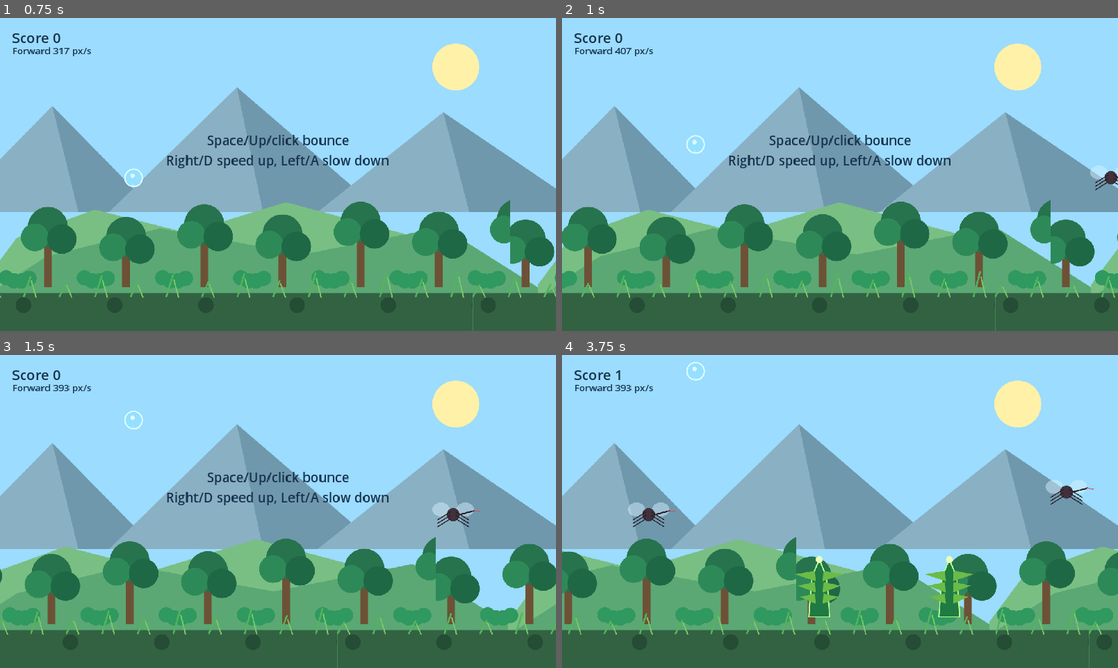
Above: before the commit, frames 1-4 (two rows, left to right).
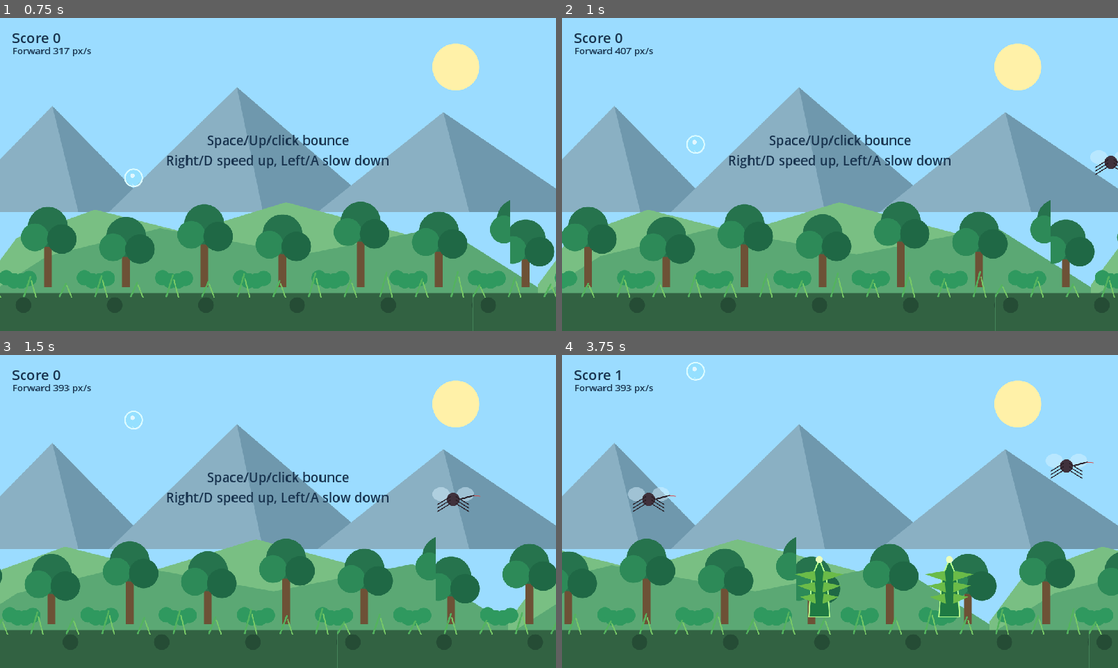
Above: after the commit, the same moments.

Repository: steinshuh/BubbleBriar
Game: Godot game, scene res://scenes/Main.tscn
Same seed, same stepped clock (60 frames per second), same inputs: the game is played once before the commit and once after it.
Inputs:
- Up to frame 1 (0.75 s): tap Enter (ui_accept) at 0.5 s; hold Right from 0.53 s (still down); tap Space (bounce) at 0.6 s
- Up to frame 2 (1 s): keep holding Right; tap Enter (ui_accept) at 0.77 s
- Up to frame 3 (1.5 s): tap Enter (ui_accept) at 1.07 s; release Right at 1.28 s; hold Left from 1.28 s (still down); tap Space (bounce) at 1.35 s
- Up to frame 4 (3.75 s): tap Enter (ui_accept) at 1.52, 1.82, 3.02, 3.32 s; release Left at 2.03 s; hold Right 2.03-3.53 s; tap Space (bounce) at 2.1, 2.85, 3.6 s; hold Left from 3.53 s (still down)

Frame 1 is identical in both runs. In frame 2, 0.4% of the frame differs, in the area x 95-100%, y 42-56%; in frame 3, 0.6%; in frame 4, 1.3%, in the area x 11-96%, y 31-56%.

Commit message:
Split obstacles into scenes

Diff:
--- /dev/null
+++ b/scenes/Mosquito.tscn
@@ -0,0 +1,12 @@
+[gd_scene load_steps=3 format=3 uid="uid://bubblebriar_mosquito"]
+
+[ext_resource type="Script" path="res://scripts/mosquito.gd" id="1_mosquito"]
+
+[sub_resource type="CircleShape2D" id="CircleShape2D_mosquito"]
+radius = 31.0
+
+[node name="Mosquito" type="Area2D"]
+script = ExtResource("1_mosquito")
+
+[node name="CollisionShape2D" type="CollisionShape2D" parent="."]
+shape = SubResource("CircleShape2D_mosquito")
--- /dev/null
+++ b/scenes/SharpPlant.tscn
@@ -0,0 +1,14 @@
+[gd_scene load_steps=3 format=3 uid="uid://bubblebriar_sharp_plant"]
+
+[ext_resource type="Script" path="res://scripts/sharp_plant.gd" id="1_sharp_plant"]
+
+[sub_resource type="CapsuleShape2D" id="CapsuleShape2D_sharp_plant"]
+radius = 24.0
+height = 116.0
+
+[node name="SharpPlant" type="Area2D"]
+script = ExtResource("1_sharp_plant")
+
+[node name="CollisionShape2D" type="CollisionShape2D" parent="."]
+position = Vector2(0, -58)
+shape = SubResource("CapsuleShape2D_sharp_plant")
--- a/scripts/main.gd
+++ b/scripts/main.gd
@@ -3,11 +3,12 @@
 extends Node2D
 
 # preload() loads another script before the game starts using it.
-# These constants let us create new background and obstacle objects in code.
+# This constant lets us create new background layer objects in code.
 const BackgroundLayer := preload("res://scripts/background_layer.gd")
-const Obstacle := preload("res://scripts/obstacle.gd")
-# This constant preloads the Bubble scene, which contains the bubble node and its collision shape.
+# These constants preload reusable scenes that already contain their scripts and collision shapes.
 const BubbleScene := preload("res://scenes/Bubble.tscn")
+const MosquitoScene := preload("res://scenes/Mosquito.tscn")
+const SharpPlantScene := preload("res://scenes/SharpPlant.tscn")
 
 # BASE_SCROLL_SPEED is the continual forward speed of the bubble through the world.
 # The bubble stays fixed on screen, so this speed is shown by scrolling the world left.
@@ -106,9 +107,9 @@
 	for obstacle in obstacles:
 		# obstacle.passed prevents one obstacle from giving points more than once.
 		# obstacle.position.x < bubble.position.x means the obstacle moved left of the bubble.
-		if not obstacle.passed and obstacle.position.x < bubble.position.x:
+		if not obstacle.get("passed") and obstacle.position.x < bubble.position.x:
 			# Mark this obstacle as already scored.
-			obstacle.passed = true
+			obstacle.set("passed", true)
 			# Add one point for passing the obstacle.
 			score += 1
 			# Update the visible score text.
@@ -144,7 +145,7 @@
 	# Update every active obstacle so hazards move with the same immediate foreground speed.
 	for obstacle in obstacles:
 		# Obstacle speed is always positive because the world continually moves forward.
-		obstacle.speed = current_scroll_speed
+		obstacle.set("speed", current_scroll_speed)
 
 # _update_speed_label() displays current scroll speed in the UI.
 func _update_speed_label() -> void:
@@ -270,20 +271,20 @@
 
 # _spawn_obstacle() creates one new plant or mosquito just off the right side of the screen.
 func _spawn_obstacle() -> void:
-	# Create the obstacle node from the preloaded script.
-	var obstacle := Obstacle.new()
 	# Choose a plant 58% of the time and a mosquito 42% of the time.
-	var kind := Obstacle.ObstacleKind.PLANT if randf() < 0.58 else Obstacle.ObstacleKind.MOSQUITO
+	var obstacle_scene := SharpPlantScene if randf() < 0.58 else MosquitoScene
+	# Create the obstacle node from the chosen scene.
+	var obstacle := obstacle_scene.instantiate() as Area2D
 	# Position the obstacle slightly beyond the right edge so it scrolls into view.
-	obstacle.setup(kind, viewport_size.x + 90.0, viewport_size, current_scroll_speed)
+	obstacle.call("setup", viewport_size.x + 90.0, viewport_size, current_scroll_speed)
 	# Connect the obstacle's escaped signal so we know when to remove it.
-	obstacle.escaped.connect(_on_obstacle_escaped)
+	obstacle.connect("escaped", Callable(self, "_on_obstacle_escaped"))
 	# Store it in the active obstacles list for scoring and cleanup.
 	obstacles.append(obstacle)
 	# Add it to the scene so Godot processes, collides, and draws it.
 	add_child(obstacle)
 
-# _on_obstacle_escaped() runs when an obstacle moves far off either horizontal edge.
+# _on_obstacle_escaped() runs when an obstacle moves off the left edge.
 func _on_obstacle_escaped(obstacle: Area2D) -> void:
 	# Remove the obstacle from our list of active obstacles.
 	obstacles.erase(obstacle)
--- /dev/null
+++ b/scripts/mosquito.gd
@@ -0,0 +1,57 @@
+# This script controls one mosquito obstacle.
+# It is attached to scenes/Mosquito.tscn.
+extends Area2D
+
+# This texture is loaded from a PNG game asset instead of being drawn from code-only shapes.
+const MOSQUITO_TEXTURE := preload("res://assets/mosquito.png")
+
+# escaped is a custom signal emitted when the mosquito has moved off the left side.
+# main.gd listens for this signal so it can delete the obstacle.
+signal escaped(obstacle)
+
+# speed controls how many pixels per second the mosquito moves left.
+var speed := 230.0
+# passed becomes true after the player earns a point for passing this mosquito.
+var passed := false
+# viewport_size stores the game window size so the mosquito can be positioned and cleaned up correctly.
+var viewport_size := Vector2(1280, 720)
+
+# setup() is called by main.gd right after creating a new mosquito.
+func setup(start_x: float, size: Vector2, move_speed: float) -> void:
+	# Store the current viewport size.
+	viewport_size = size
+	# Store the movement speed passed in by the main game.
+	speed = move_speed
+	# Put the mosquito just off the right side of the screen.
+	position.x = start_x
+	# Mosquitoes fly at a random air height.
+	position.y = randf_range(size.y * 0.24, size.y * 0.62)
+	# Ask Godot to call _draw() so the mosquito becomes visible.
+	queue_redraw()
+
+# _ready() runs once when the mosquito enters the scene tree.
+func _ready() -> void:
+	# body_entered is a built-in Area2D signal.
+	# It fires when a physics body, like the bubble, enters this mosquito's collision area.
+	body_entered.connect(_on_body_entered)
+
+# _process(delta) runs every rendered frame.
+func _process(delta: float) -> void:
+	# Move the mosquito left by the current forward world speed.
+	position.x -= speed * delta
+	# Once the mosquito is far enough off the left side, tell main.gd it can be removed.
+	if position.x < -120.0:
+		escaped.emit(self)
+
+# _on_body_entered() runs when something enters the mosquito's Area2D hitbox.
+func _on_body_entered(body: Node) -> void:
+	# Check for a pop() method so the mosquito can pop the bubble without depending on its exact class.
+	if body.has_method("pop"):
+		body.pop()
+
+# _draw() draws the mosquito PNG centered on this node's origin.
+func _draw() -> void:
+	# The mosquito image is 128x96, so this rectangle centers it around (0, 0).
+	var rect := Rect2(Vector2(-64.0, -48.0), Vector2(128.0, 96.0))
+	# Draw the loaded mosquito texture into that rectangle.
+	draw_texture_rect(MOSQUITO_TEXTURE, rect, false)
--- a/scripts/obstacle.gd
+++ /dev/null
@@ -1,122 +0,0 @@
-# This script controls one obstacle.
-# Obstacles can be sharp plants on the ground or mosquitoes in the air.
-extends Area2D
-
-# These textures are loaded from PNG game assets instead of being drawn from code-only shapes.
-const PLANT_TEXTURE := preload("res://assets/sharp_plant.png")
-const MOSQUITO_TEXTURE := preload("res://assets/mosquito.png")
-
-# escaped is a custom signal emitted when the obstacle has moved off the left side.
-# main.gd listens for this signal so it can delete the obstacle.
-signal escaped(obstacle)
-
-# An enum gives readable names to numeric obstacle types.
-# PLANT is 0 and MOSQUITO is 1.
-enum ObstacleKind { PLANT, MOSQUITO }
-
-# kind stores whether this specific obstacle is a plant or a mosquito.
-var kind := ObstacleKind.PLANT
-# speed controls how many pixels per second the obstacle moves left.
-var speed := 230.0
-# passed becomes true after the player earns a point for passing this obstacle.
-var passed := false
-# viewport_size stores the game window size so obstacles can be positioned correctly.
-var viewport_size := Vector2(1280, 720)
-
-# setup() is called by main.gd right after creating a new obstacle.
-func setup(obstacle_kind: int, start_x: float, size: Vector2, move_speed: float) -> void:
-	# Store the selected type, either PLANT or MOSQUITO.
-	kind = obstacle_kind
-	# Store the current viewport size.
-	viewport_size = size
-	# Store the movement speed passed in by the main game.
-	speed = move_speed
-	# Put the obstacle just off the right side of the screen.
-	position.x = start_x
-	# Plants sit on the ground, while mosquitoes appear at a random air height.
-	position.y = size.y - 118.0 if kind == ObstacleKind.PLANT else randf_range(size.y * 0.24, size.y * 0.62)
-	# Build the collision shape that matches this obstacle type.
-	_make_collision()
-	# Ask Godot to call _draw() so the obstacle becomes visible.
-	queue_redraw()
-
-# _ready() runs once when the obstacle enters the scene tree.
-func _ready() -> void:
-	# body_entered is a built-in Area2D signal.
-	# It fires when a physics body, like the bubble, enters this obstacle's collision area.
-	body_entered.connect(_on_body_entered)
-
-# _process(delta) runs every rendered frame.
-func _process(delta: float) -> void:
-	# Move the obstacle left by the current forward world speed. Multiplying by delta makes movement frame-rate independent.
-	position.x -= speed * delta
-	# Once the obstacle is far enough off the left side, tell main.gd it can be removed.
-	if position.x < -120.0:
-		# Emit the escaped signal and pass this obstacle node as the argument.
-		escaped.emit(self)
-
-# _make_collision() creates the collision shape for either a plant or mosquito.
-func _make_collision() -> void:
-	# Remove any old CollisionShape2D children before creating a new one.
-	# This makes setup() safe to call more than once.
-	for child in get_children():
-		# Check whether this child is a collision shape node.
-		if child is CollisionShape2D:
-			# Delete the old collision shape safely.
-			child.queue_free()
-
-	# Create the collision node that will hold the shape resource.
-	var collider := CollisionShape2D.new()
-	# Plants use a tall capsule so the stem/spikes have a vertical hit area.
-	if kind == ObstacleKind.PLANT:
-		# CapsuleShape2D is rounded at both ends and works well for a tall plant hitbox.
-		var shape := CapsuleShape2D.new()
-		# Set the capsule radius, which controls its width.
-		shape.radius = 24.0
-		# Set the capsule height, which controls its total vertical size.
-		shape.height = 116.0
-		# Move the collision shape upward because the plant is drawn above its origin.
-		collider.position = Vector2(0, -58)
-		# Assign the capsule shape to the collision node.
-		collider.shape = shape
-	# Mosquitoes use a circle because their body and wings form a compact flying hazard.
-	else:
-		# Create a circular collision shape.
-		var shape := CircleShape2D.new()
-		# Set the circle's radius.
-		shape.radius = 31.0
-		# Assign the circular shape to the collision node.
-		collider.shape = shape
-	# Add the finished collision node to this obstacle.
-	add_child(collider)
-
-# _on_body_entered() runs when something enters the obstacle's Area2D hitbox.
-func _on_body_entered(body: Node) -> void:
-	# Check for a pop() method instead of checking a specific class.
-	# This keeps the obstacle simple: anything that knows how to pop can be popped.
-	if body.has_method("pop"):
-		# Call pop() on the body, which is normally the bubble.
-		body.pop()
-
-# _draw() chooses which obstacle PNG asset to draw.
-func _draw() -> void:
-	# If this obstacle is a plant, draw the sharp plant sprite.
-	if kind == ObstacleKind.PLANT:
-		_draw_sharp_plant()
-	# Otherwise draw the mosquito sprite.
-	else:
-		_draw_mosquito()
-
-# _draw_sharp_plant() draws the plant PNG with its base near this node's origin.
-func _draw_sharp_plant() -> void:
-	# The plant image is 128x160. Drawing it from y=-150 leaves its base at y=0.
-	var rect := Rect2(Vector2(-64.0, -150.0), Vector2(128.0, 160.0))
-	# Draw the loaded plant texture into that rectangle.
-	draw_texture_rect(PLANT_TEXTURE, rect, false)
-
-# _draw_mosquito() draws the mosquito PNG centered on this node's origin.
-func _draw_mosquito() -> void:
-	# The mosquito image is 128x96, so this rectangle centers it around (0, 0).
-	var rect := Rect2(Vector2(-64.0, -48.0), Vector2(128.0, 96.0))
-	# Draw the loaded mosquito texture into that rectangle.
-	draw_texture_rect(MOSQUITO_TEXTURE, rect, false)
--- /dev/null
+++ b/scripts/sharp_plant.gd
@@ -0,0 +1,57 @@
+# This script controls one sharp plant obstacle.
+# It is attached to scenes/SharpPlant.tscn.
+extends Area2D
+
+# This texture is loaded from a PNG game asset instead of being drawn from code-only shapes.
+const PLANT_TEXTURE := preload("res://assets/sharp_plant.png")
+
+# escaped is a custom signal emitted when the plant has moved off the left side.
+# main.gd listens for this signal so it can delete the obstacle.
+signal escaped(obstacle)
+
+# speed controls how many pixels per second the plant moves left.
+var speed := 230.0
+# passed becomes true after the player earns a point for passing this plant.
+var passed := false
+# viewport_size stores the game window size so the plant can be positioned and cleaned up correctly.
+var viewport_size := Vector2(1280, 720)
+
+# setup() is called by main.gd right after creating a new plant.
+func setup(start_x: float, size: Vector2, move_speed: float) -> void:
+	# Store the current viewport size.
+	viewport_size = size
+	# Store the movement speed passed in by the main game.
+	speed = move_speed
+	# Put the plant just off the right side of the screen.
+	position.x = start_x
+	# Plants sit on the ground.
+	position.y = size.y - 118.0
+	# Ask Godot to call _draw() so the plant becomes visible.
+	queue_redraw()
+
+# _ready() runs once when the plant enters the scene tree.
+func _ready() -> void:
+	# body_entered is a built-in Area2D signal.
+	# It fires when a physics body, like the bubble, enters this plant's collision area.
+	body_entered.connect(_on_body_entered)
+
+# _process(delta) runs every rendered frame.
+func _process(delta: float) -> void:
+	# Move the plant left by the current forward world speed.
+	position.x -= speed * delta
+	# Once the plant is far enough off the left side, tell main.gd it can be removed.
+	if position.x < -120.0:
+		escaped.emit(self)
+
+# _on_body_entered() runs when something enters the plant's Area2D hitbox.
+func _on_body_entered(body: Node) -> void:
+	# Check for a pop() method so the plant can pop the bubble without depending on its exact class.
+	if body.has_method("pop"):
+		body.pop()
+
+# _draw() draws the plant PNG with its base near this node's origin.
+func _draw() -> void:
+	# The plant image is 128x160. Drawing it from y=-150 leaves its base at y=0.
+	var rect := Rect2(Vector2(-64.0, -150.0), Vector2(128.0, 160.0))
+	# Draw the loaded plant texture into that rectangle.
+	draw_texture_rect(PLANT_TEXTURE, rect, false)
Not shown, added: scripts/mosquito.gd.uid
Not shown, removed: scripts/obstacle.gd.uid
Not shown, added: scripts/sharp_plant.gd.uid
Not shown, changed: README.md
